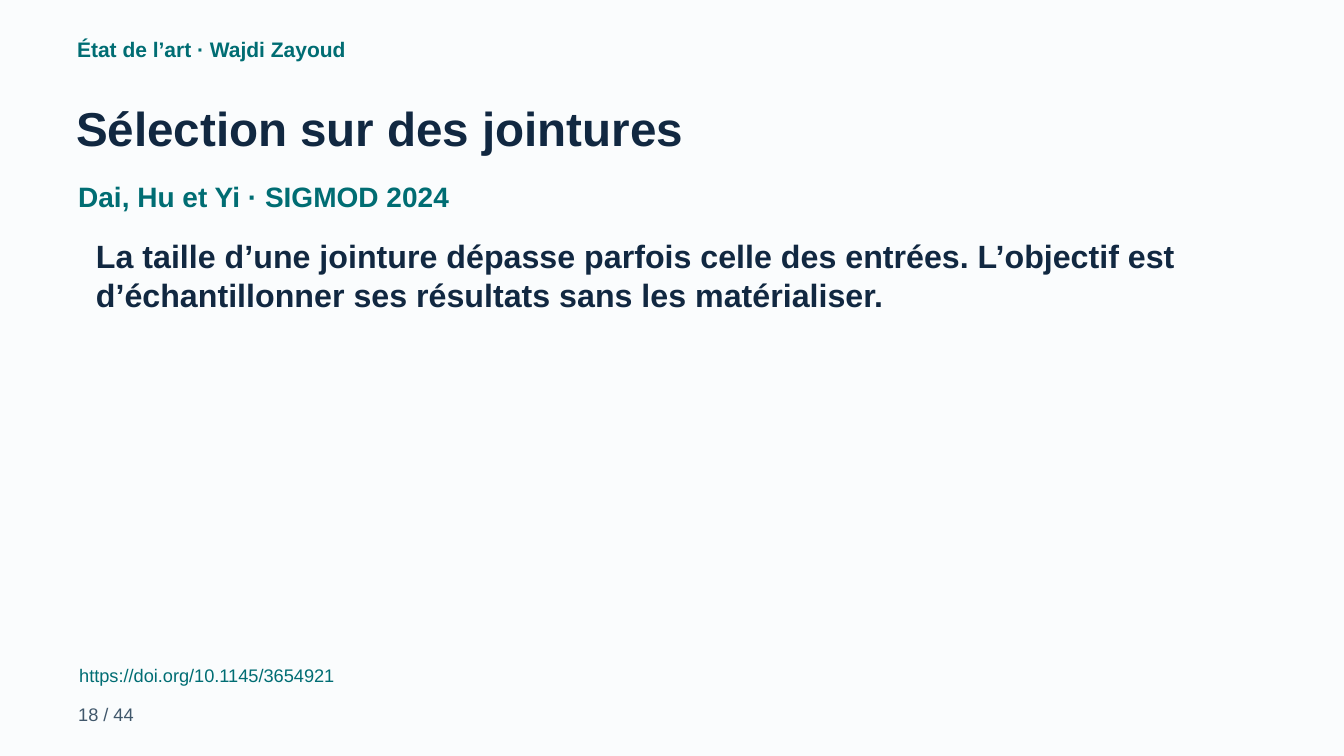
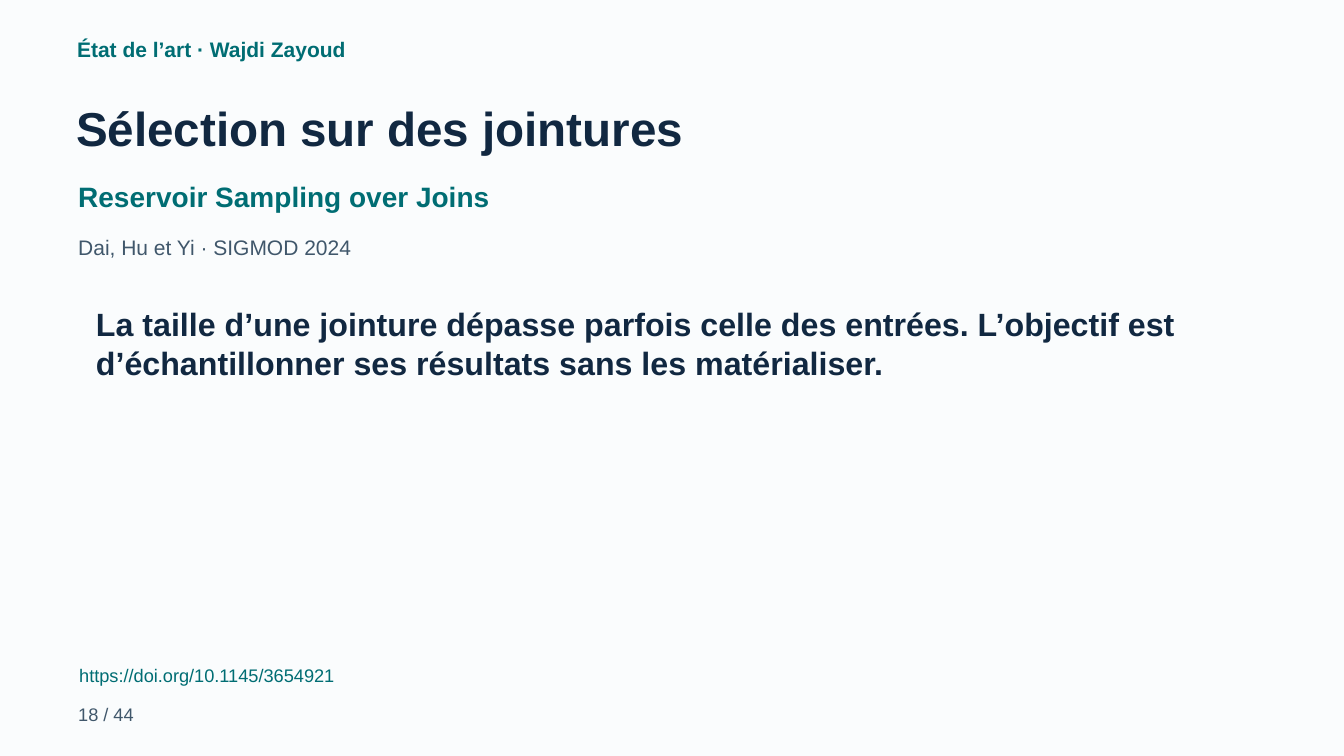
Before and after one commit to cherniyoussef-max/data-stream-mining-, a slide deck: slide 18 of presentation/Data_Stream_Mining_Final_Anime.pptx. Drawn at 1344x756 pixels with LibreOffice and Linux fonts; fonts in the diff are those of the drawing. Boxes give left, top, right and bottom in pixels: in the first picture for what was removed or moved away, otherwise in the second. Text is boxed around its words. In the diff, an @@ line names an element or a change of style, - is before the commit and + after.

```diff
--- a/presentation/Data_Stream_Mining_Final_Anime.pptx
+++ b/presentation/Data_Stream_Mining_Final_Anime.pptx
@@ text added at (x1=78, y1=186, x2=489, y2=212), 20 pt, text #006D73, bold @@
+Reservoir Sampling over Joins
@@ text "Dai, Hu et Yi · ..." moved from (x1=78, y1=186, x2=448, y2=212) to (x1=78, y1=239, x2=351, y2=258) @@
@@ text "Dai, Hu et Yi · ..." at (x1=78, y1=239, x2=351, y2=258): size 20 to 15 pt, text colour #006D73 to #40576B, bold off @@
@@ text "La taille d’une jointure dépasse ..." moved from (x1=96, y1=244, x2=1175, y2=308) to (x1=96, y1=312, x2=1175, y2=376) @@
```
Also in this commit, not shown: 14 other slides changed, 34 other files.
